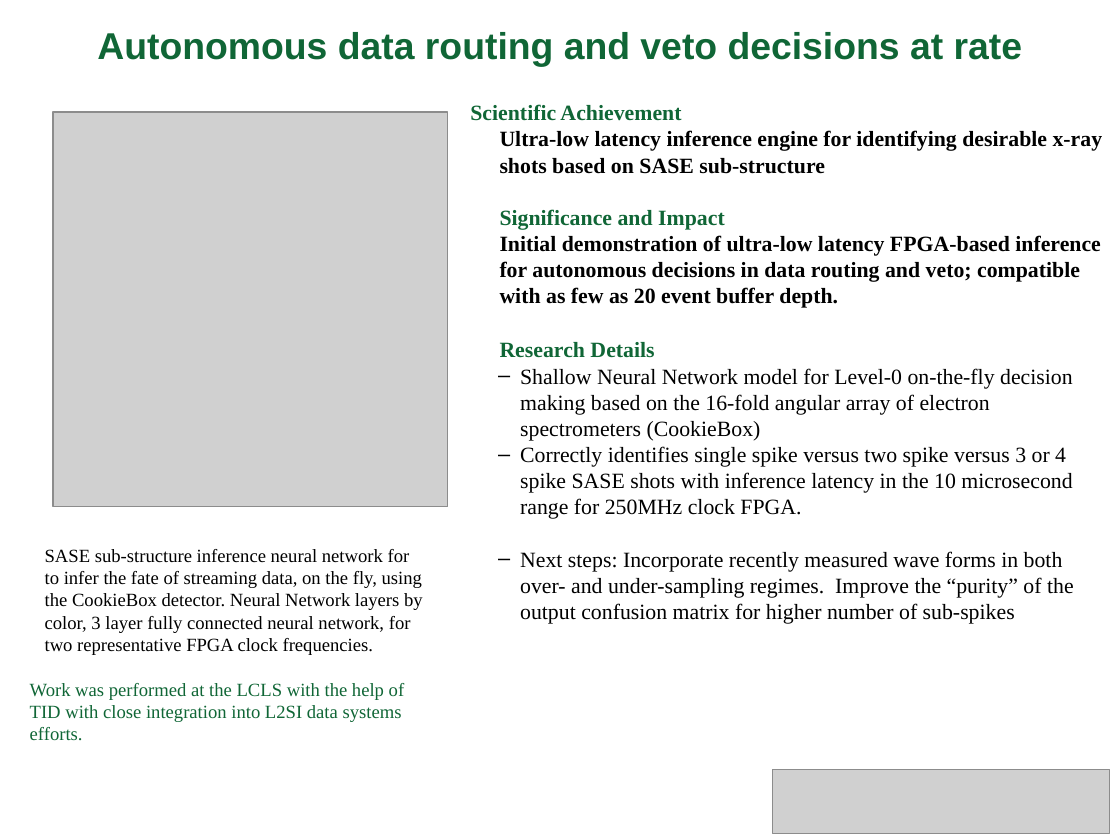
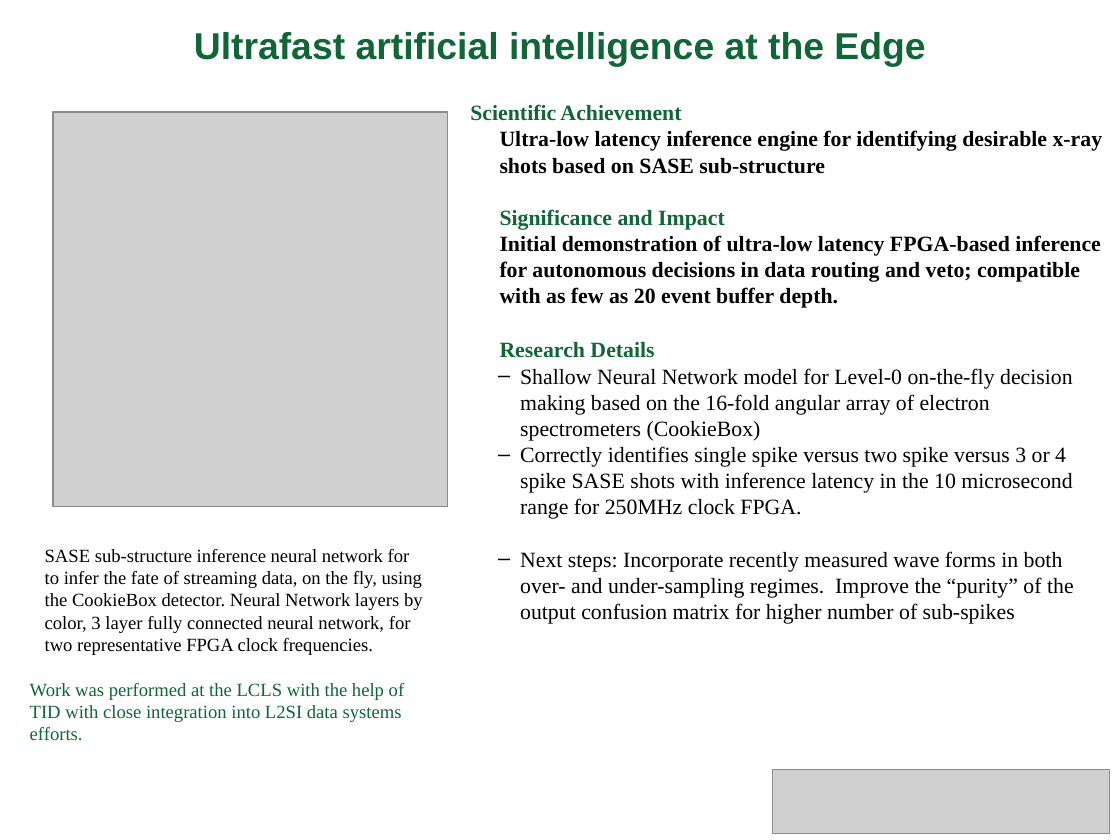
Before and after one commit to ryancoffee/cookiebox_dimulation, a slide deck: slide 3 of reports/Sept2019_Highlight-newFormat.odp (slide 2 before the commit). Drawn at 1120x840 pixels with LibreOffice and Linux fonts; fonts in the diff are those of the drawing; grey boxes stand for pictures; background and template pictures are left out. Boxes give left, top, right and bottom in pixels: in the first picture for what was removed or moved away, otherwise in the second. Text is boxed around its words. In the diff, an @@ line names an element or a change of style, - is before the commit and + after.

```diff
--- a/reports/Sept2019_Highlight-newFormat.odp
+++ b/reports/Sept2019_Highlight-newFormat.odp
@@ title at (194, 32, 925, 67): text changed @@
-Autonomous data routing and veto decisions at rate
+Ultrafast artificial intelligence at the Edge
```
Also in this commit, not shown: 1 other slide changed, 1 slide added, 23 other files.
